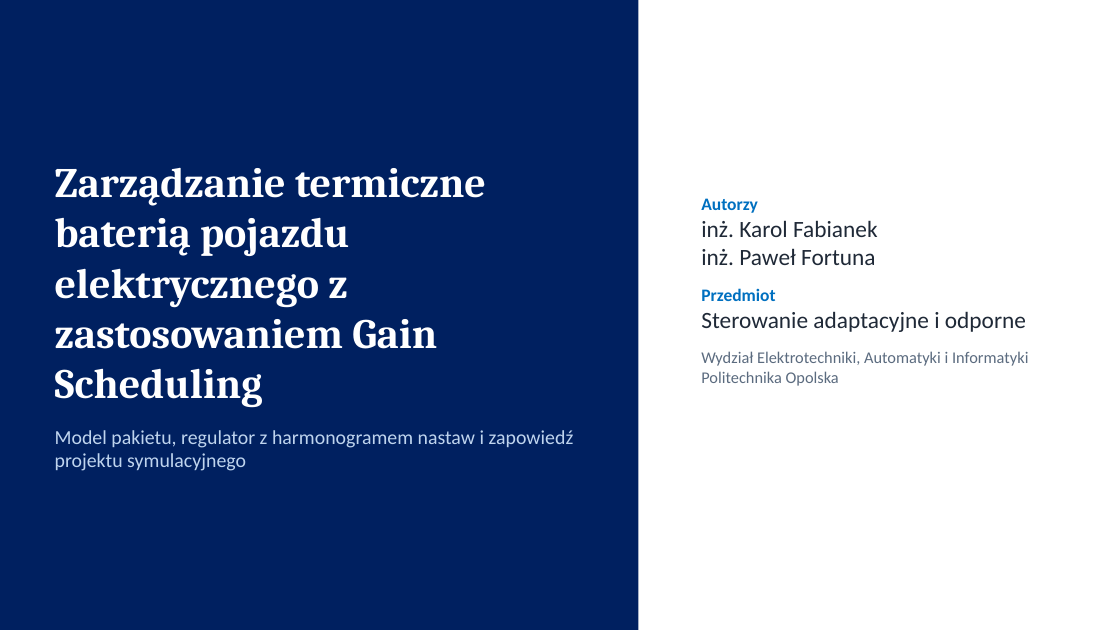
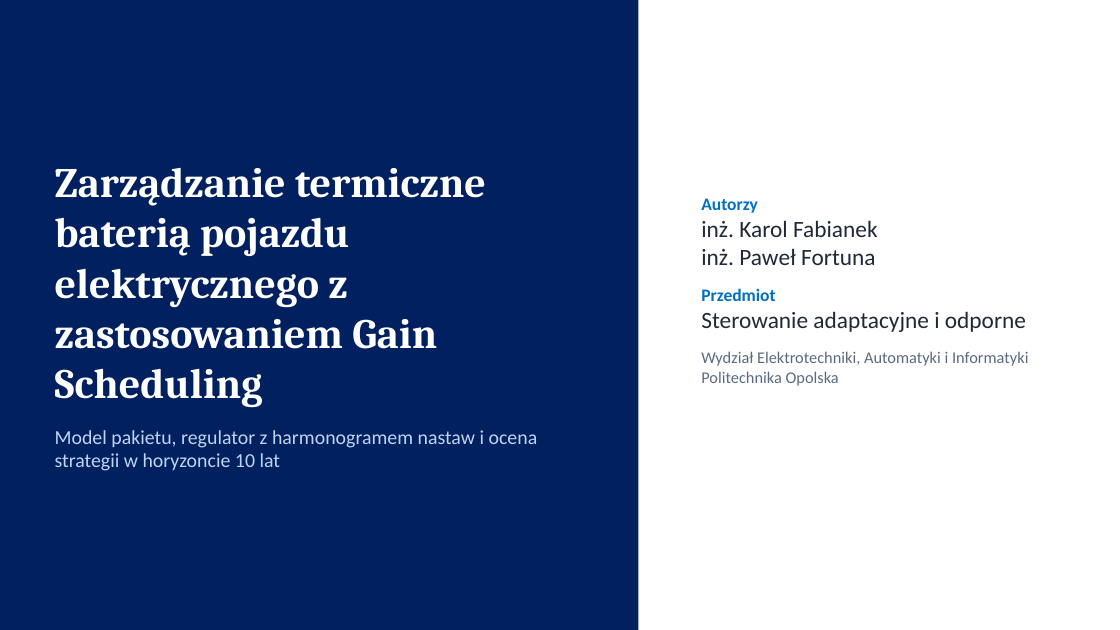
Before and after one commit to KarolFabianek/Adaptive-and-robust-control, a slide deck: slide 1 of Prezentacja/BTMS_WYKLAD_FABIANEK_FORTUNA.pptx. Drawn at 1120x630 pixels with LibreOffice and Linux fonts; fonts in the diff are those of the drawing; background and template pictures are left out. Boxes give left, top, right and bottom in pixels: in the first picture for what was removed or moved away, otherwise in the second. Text is boxed around its words. In the diff, an @@ line names an element or a change of style, - is before the commit and + after.

Commit message:
Prezentacje: naukowe podsumowanie wyników
- usunięte slajdy z instrukcją uruchamiania i ćwiczeniami
- slajd o zjawiskach uwzględnionych w modelu zamiast porównania z wykładem
- Simulink przedstawiony jako niezależna weryfikacja implementacji
- sześć wniosków naukowych opartych na wynikach
- wykład: wyniki długoterminowe zamiast zapowiedzi projektu
- legendy wykresów E01 i E03 bez odwołań do wykładu
- skrypt wystąpień zgodny z nowymi slajdami

```diff
--- a/Prezentacja/BTMS_WYKLAD_FABIANEK_FORTUNA.pptx
+++ b/Prezentacja/BTMS_WYKLAD_FABIANEK_FORTUNA.pptx
@@ text at <box>55,430,538,471</box>: text changed @@
-Model pakietu, regulator z harmonogramem nastaw i zapowiedź projektu symulacyjnego
+Model pakietu, regulator z harmonogramem nastaw i ocena strategii w horyzoncie 10 lat
```
Also in this commit, not shown: 7 other slides changed, 15 other files.
